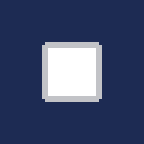
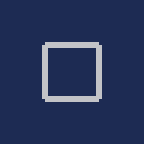
Layers edited between the first and the second 144px x 144px image:
painted on "Layer 1" over 48, 48, 96, 96
